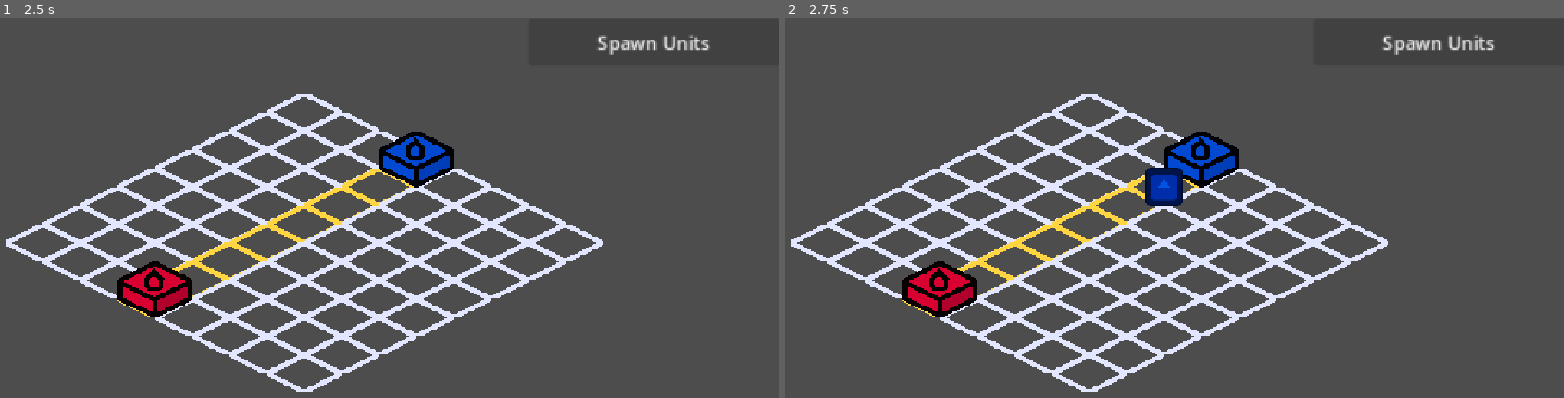
Above: before the commit, frames 1-2 (left to right).
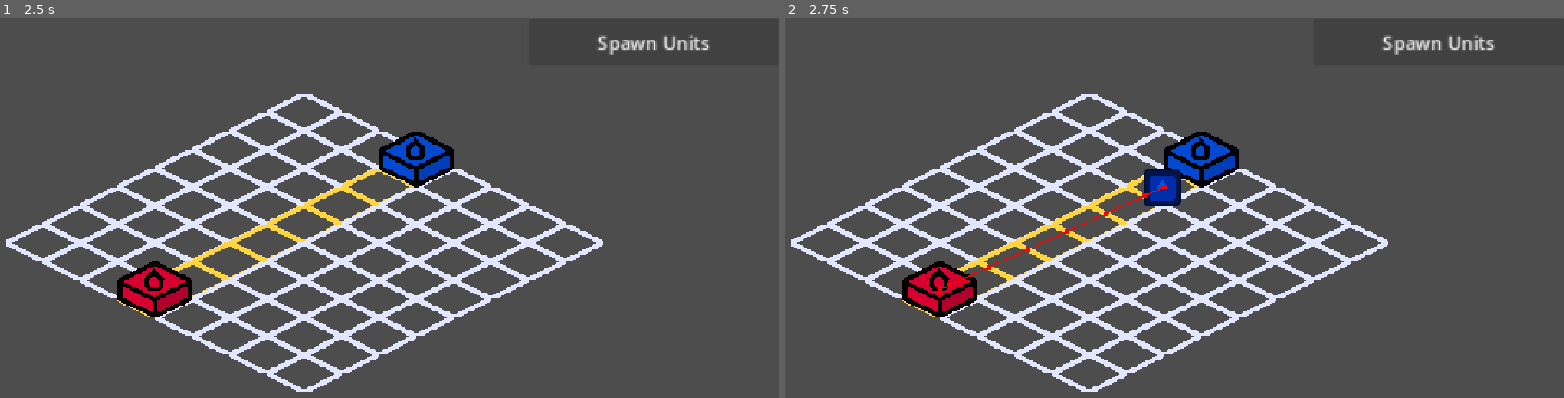
Above: after the commit, the same moments.

Repository: Abobality/IsometricTTW
Game: Godot game, scene res://main_game.tscn
The game is run twice, just before and just after one commit, with the same random seed, the same clock (stepped at 60 frames per second) and the same inputs. The engine's default icon, where the game draws it, is replaced by a stand-in: a white triangle on a blue panel in a dark square.
Inputs:
- Up to frame 1 (2.5 s): click "Spawn Units" at 0.5 s; click "Spawn Units" at 1.25 s; click "Spawn Units" at 2 s
- Up to frame 2 (2.75 s): no input

Frame 1 is identical in both runs. In frame 2, 0.3% of the frame differs, in the area x 19-52%, y 39-73%.

Commit message:
0.0.0.3 #navigation bug #squad move bug

Diff:
--- a/game_manager.gd
+++ b/game_manager.gd
@@ -12,4 +12,4 @@
 	for id in castles:
 		if id != my_team_id:
 			return castles[id];
-		return null;
+	return null;
--- a/main_castle.gd
+++ b/main_castle.gd
@@ -11,9 +11,7 @@
 func _ready() -> void:
 	$Building.self_modulate = teamColor;
 	GameManager.registerCastle(team,self)
-	await get_tree().process_frame;
-	enemyCastle = GameManager.getEnemyCastle(team)
-	print(enemyCastle)
+	findCastle.call_deferred();
 
 
 func _on_button_pressed() -> void:
@@ -22,12 +20,25 @@
 		$Timer.start(2.0)
 
 func spawnUnitSquad():
+	if enemyCastle == null:
+		findCastle();
+		print("Enemy not spawn yet");
+		return;
 	var squad = unitSetup.instantiate();
 	squad.teamColor = teamColor;
+	squad.targetCastle = enemyCastle;
+	squad.team = team;
 	get_parent().add_child(squad);
 	squad.global_position = $Marker2D.global_position;
 
+func findCastle():
+	enemyCastle = GameManager.getEnemyCastle(team);
 
+	if enemyCastle == null:
+		print("Enemy not spawn yet");
+		return;
+	print(GameManager.castles)
+	print(enemyCastle);
 
 func _on_timer_timeout() -> void:
 	spawnUnitSquad();
--- a/main_castle.tscn
+++ b/main_castle.tscn
@@ -11,6 +11,7 @@
 texture = ExtResource("1_erjci")
 
 [node name="Timer" type="Timer" parent="." unique_id=101172975]
+one_shot = true
 
 [node name="Marker2D" type="Marker2D" parent="." unique_id=625405840]
 position = Vector2(-32, 24)
--- a/map.tscn
+++ b/map.tscn
@@ -1,12 +1,23 @@
 [gd_scene format=4 uid="uid://dusphev40rjns"]
 
 [ext_resource type="Texture2D" uid="uid://cx404mi7jscvm" path="res://grid_tile.png" id="1_c7s6e"]
+
+[sub_resource type="NavigationPolygon" id="NavigationPolygon_bhunq"]
+vertices = PackedVector2Array(105.64844, -48, -100.46875, 55.0625, -128, 68.82031, -137.64844, 64, 68.46875, -39.0625, 96, -52.820313)
+polygons = Array[PackedInt32Array]([PackedInt32Array(0, 1, 2, 3, 4, 5)])
+
+[sub_resource type="NavigationPolygon" id="NavigationPolygon_c7s6e"]
+vertices = PackedVector2Array(32, 0, 0, 16, -32, 0, 0, -16)
+polygons = Array[PackedInt32Array]([PackedInt32Array(0, 1, 2, 3)])
+outlines = Array[PackedVector2Array]([PackedVector2Array(0, -16, -32, 0, 0, 16, 32, 0)])
+agent_radius = 0.0
 
 [sub_resource type="TileSetAtlasSource" id="TileSetAtlasSource_wijl4"]
 texture = ExtResource("1_c7s6e")
 texture_region_size = Vector2i(64, 32)
 0:0/0 = 0
 1:0/0 = 0
+1:0/0/navigation_layer_0/polygon = SubResource("NavigationPolygon_c7s6e")
 1:1/0 = 0
 0:1/0 = 0
 
@@ -14,11 +25,15 @@
 tile_shape = 1
 tile_layout = 4
 tile_size = Vector2i(64, 32)
+navigation_layer_0/layers = 1
 sources/0 = SubResource("TileSetAtlasSource_wijl4")
 
 [node name="Map" type="Node2D" unique_id=1670118315]
 
-[node name="TileMapLayer" type="TileMapLayer" parent="." unique_id=687895741]
+[node name="NavigationRegion2D" type="NavigationRegion2D" parent="." unique_id=1400108298]
+navigation_polygon = SubResource("NavigationPolygon_bhunq")
+
+[node name="TileMapLayer" type="TileMapLayer" parent="NavigationRegion2D" unique_id=687895741]
 texture_filter = 1
 tile_map_data = PackedByteArray("AAD9//z/AAAAAAAAAAD+//z/AAAAAAAAAAD///z/AAAAAAAAAAAAAPz/AAAAAAAAAAABAPz/AAAAAAAAAAACAP …(944 unchanged characters)…
 tile_set = SubResource("TileSet_bhunq")
--- a/unit_squad.gd
+++ b/unit_squad.gd
@@ -1,7 +1,24 @@
 extends Node2D
 
-var team: String;
+@onready var nav_agent: NavigationAgent2D = $NavigationAgent2D
+
+var speed: float = 100.0;
+var team: int;
 var teamColor: Color;
+var targetCastle: Node2D;
 
 func _ready() -> void:
 	$Icon.self_modulate = teamColor;
+	print(targetCastle)
+
+
+func _physics_process(delta: float) -> void:
+	if targetCastle == null:
+		return;
+
+	if nav_agent.target_position.distance_to(targetCastle.global_position)>50.0:
+		nav_agent.target_position = targetCastle.global_position;
+
+		var newPathPos = nav_agent.get_next_path_position()
+
+		global_position = global_position.move_toward(newPathPos,speed * delta);
--- a/unit_squad.tscn
+++ b/unit_squad.tscn
@@ -9,3 +9,9 @@
 [node name="Icon" type="Sprite2D" parent="." unique_id=520821964]
 scale = Vector2(0.24749257, 0.25151563)
 texture = ExtResource("1_kosw0")
+
+[node name="NavigationAgent2D" type="NavigationAgent2D" parent="." unique_id=1558077528]
+path_max_distance = 222.0
+avoidance_enabled = true
+radius = 16.0
+debug_enabled = true
